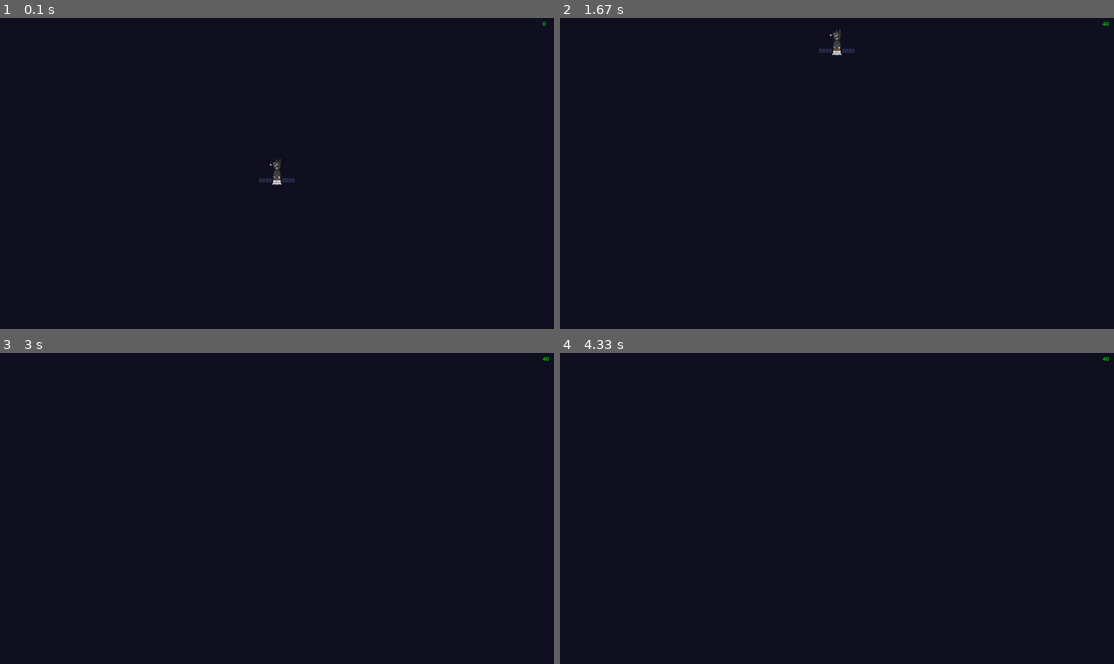
Above: before the commit, frames 1-4 (two rows, left to right).
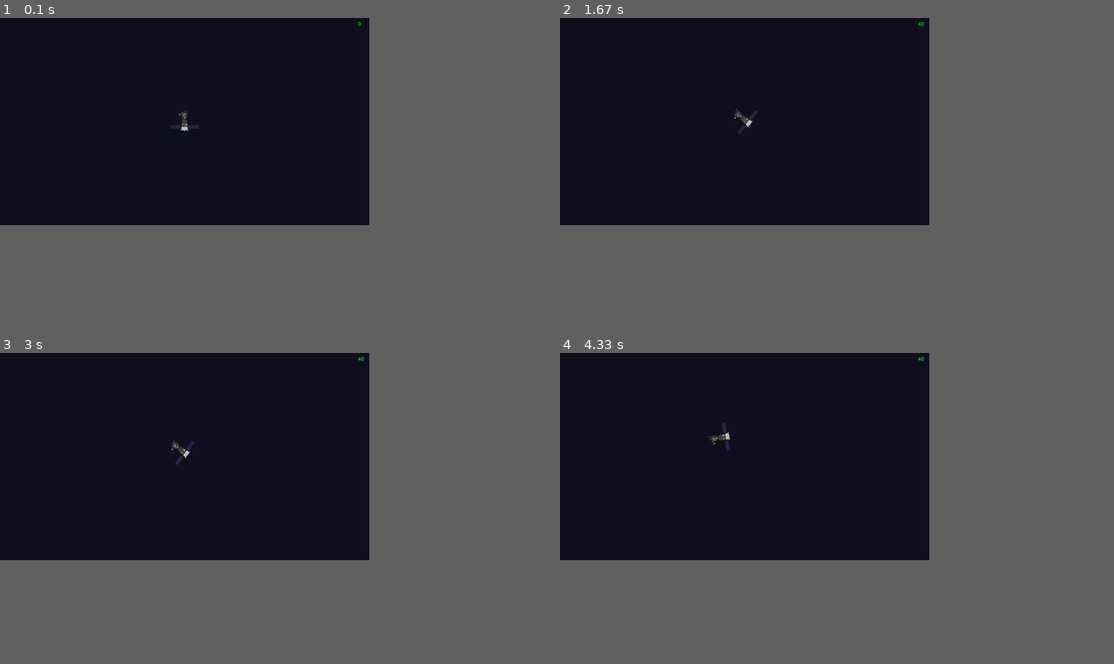
Above: after the commit, the same moments.

Repository: alryks/PyGameYalProject
Game: pygame game, started from main.py
The game is run twice, just before and just after one commit, with the same random seed, the same clock (stepped at 60 frames per second) and the same inputs.
Inputs:
- Up to frame 1 (0.1 s): no input
- Up to frame 2 (1.67 s): hold Right 0.33-0.8 s; hold Up 0.83-1.13 s; hold Right 1.17-1.63 s
- Up to frame 3 (3 s): hold Left 1.67-2.2 s; hold Down 2.23-2.53 s; hold Left 2.57-2.97 s
- Up to frame 4 (4.33 s): hold Up 3-3.37 s; hold Right 3.4-4.03 s; hold Down from 4.07 s (still down)
In our replay, the window is 900x506 before the commit and 600x337 after it. These sizes can differ from the game's own. Grey fills any space a smaller window leaves; there, only what the larger window draws over its background counts as a difference.

The runs differ from the first frame. In frame 1, 0.2% of the frame differs, in the area x 30-99%, y 1-54%; in frame 2, 0.3%, in the area x 31-100%, y 1-38%; in frame 3, 0.1%; in frame 4, 0.1%.

Commit message:
Added whole mechanics of the spaceship

Diff:
--- a/main.py
+++ b/main.py
@@ -8,6 +8,13 @@
 from PIL import Image
 
 import random
+import math
+
+'''
+CONSTANTS
+'''
+
+pi = math.pi
 
 '''
 Functions for images
@@ -54,10 +61,11 @@
         sys.exit()
     img = Image.open(fullname)
     img_width, img_height = img.size
-    img_new = img.resize((int(img_width * size), int(img_height * size)))
+    img_scale = img.resize((int(img_width * size), int(img_height * size)))
     to_save = os.path.join(os.path.join("img", "temp"), name)
     create_temp()
-    img_new.save(to_save)
+    img_scale.save(to_save)
+    img.close()
 
 
 # FPS counter
@@ -73,16 +81,20 @@
 class Spaceship(pygame.sprite.Sprite):
     def __init__(self, *group):
         super().__init__(*group)
-        scale_image("spaceship.png", size=width / 12 / 1000)
-        sprite_img = load_image(os.path.join("temp", "spaceship.png"))
-        self.image = sprite_img
+        scale_image("spaceship.png", size=width / 10 / 1000)
+        self.sprite_img = load_image(os.path.join("temp", "spaceship.png"))
+        self.image = self.sprite_img
         self.rect = self.image.get_rect()
         self.rect.x = width // 2 - self.rect.width // 2
         self.rect.y = height // 2 - self.rect.height // 2
+        self.width = self.rect.width
 
     def update(self, *args):
-        self.rect.x = args[0]
-        self.rect.y = args[1]
+        self.image = pygame.transform.rotate(self.sprite_img, args[2])
+        self.rect = self.image.get_rect()
+        d = (self.rect.width - self.width) // 2
+        self.rect.x = args[0] - d
+        self.rect.y = args[1] - d
 
 
 if __name__ == "__main__":
@@ -90,7 +102,7 @@
     pygame.display.set_caption('not enough SPACE')
     size = pygame.display.get_desktop_sizes()[0]
     # size = width, height = size[0] // 2, size[1] // 2
-    size = width, height = 1920, 1080
+    size = width, height = 1280, 720
     flags = DOUBLEBUF
     screen = pygame.display.set_mode(size, flags)
     screen.set_alpha(None)
@@ -99,10 +111,15 @@
 
     all_sprites = pygame.sprite.Group()
     spaceship = Spaceship(all_sprites)
-    v = 0
+    v = [0, 0]
     a = 0
     x = spaceship.rect.x
     y = spaceship.rect.y
+
+    aw = 0
+    w = 0
+    angle = 0
+    k = 1
 
     ''
 
@@ -114,25 +131,41 @@
         screen.fill('#111122')
         screen.blit(update_fps(), (width - 40, 10))
 
-        for event in pygame.event.get():
+        events = pygame.event.get()
+        for event in events:
             if event.type == pygame.QUIT:
                 running = False
             if event.type == pygame.KEYDOWN:
                 if event.key == pygame.K_LEFT:
-                    a = height // (fps / 4)
+                    aw = height / fps * 15 / (2 * pi) * 360
                 elif event.key == pygame.K_RIGHT:
-                    a = -height // (fps / 4)
+                    aw = -height / fps * 15 / (2 * pi) * 360
+                elif event.key == pygame.K_DOWN:
+                    a = -height / fps
+                elif event.key == pygame.K_UP:
+                    a = height / fps
             if event.type == pygame.KEYUP:
-                a = 0
+                if event.key == pygame.K_LEFT or event.key == pygame.K_RIGHT:
+                    aw = 0
+                elif event.key == pygame.K_DOWN or event.key == pygame.K_UP:
+                    a = 0
 
         ''
 
         all_sprites.draw(screen)
 
-        v += a * clock.tick() / 1000
-        y += v
+        tick = clock.tick()
 
-        all_sprites.update(int(x), int(y))
+        w += aw * tick / 1000
+        angle += w * tick / 1000
+        angle_rad = angle / 360 * 2 * pi
+
+        v = [v[0] - a * tick / 1000 * math.sin(angle_rad),
+             v[1] - a * tick / 1000 * math.cos(angle_rad)]
+        x += v[0]
+        y += v[1]
+
+        all_sprites.update(int(x), int(y), angle)
 
         ''
 
